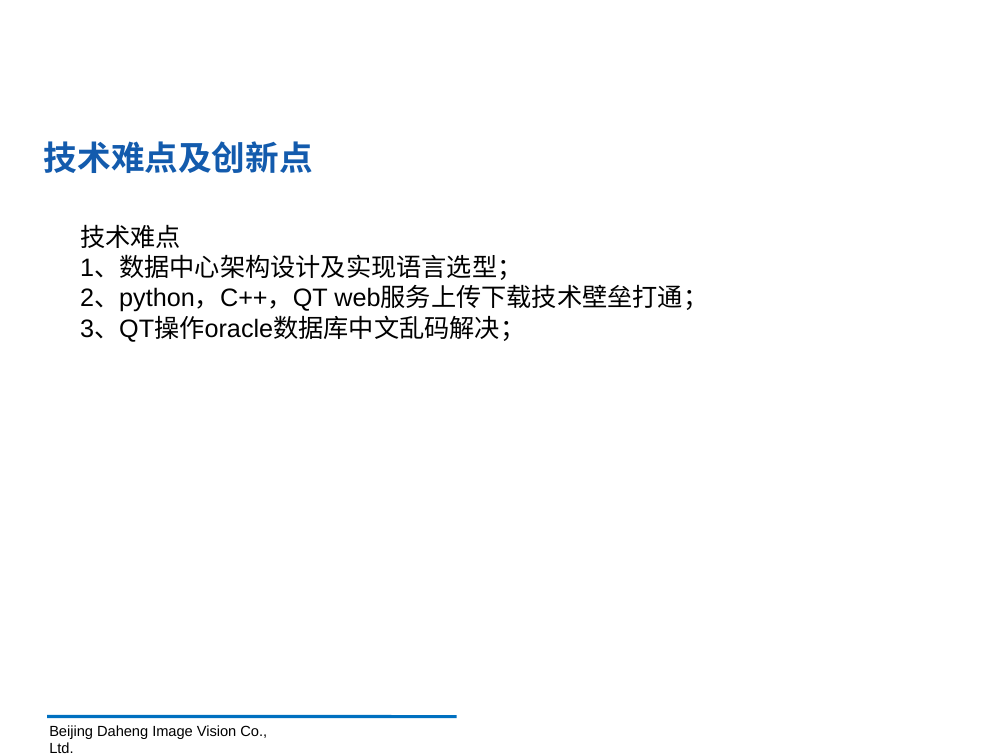
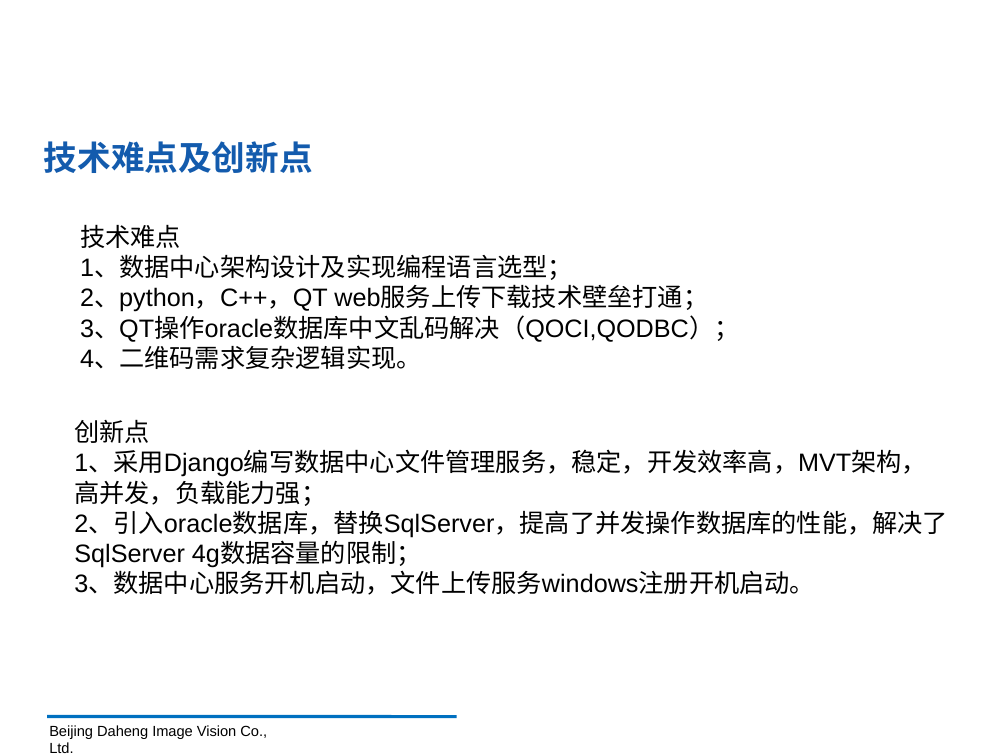
Before and after one commit to sabercc0805/daheng, a slide deck: slide 7 of 研发工程师述职报告PPT-张赵浩然-2018.pptx (slide 6 before the commit). Drawn at 1008x756 pixels with LibreOffice and Linux fonts; fonts in the diff are those of the drawing; background and template pictures are left out. Boxes give left, top, right and bottom in pixels: in the first picture for what was removed or moved away, otherwise in the second. Text is boxed around its words. In the diff, an @@ line names an element or a change of style, - is before the commit and + after.

```diff
--- a/研发工程师述职报告PPT-张赵浩然-2018.pptx
+++ b/研发工程师述职报告PPT-张赵浩然-2018.pptx
@@ text at (80, 256, 573, 280): text changed @@
-1、数据中心架构设计及实现语言选型；
+1、数据中心架构设计及实现编程语言选型；
@@ text at (80, 316, 739, 369): text changed @@
-3、QT操作oracle数据库中文乱码解决；
+3、QT操作oracle数据库中文乱码解决（QOCI,QODBC）；
+4、二维码需求复杂逻辑实现。
@@ text added at (74, 419, 948, 595), 18 pt, text #000000 @@
+创新点
+1、采用Django编写数据中心文件管理服务，稳定，开发效率高，MVT架构，高并发，负载能力强；
+2、引入oracle数据库，替换SqlServer，提高了并发操作数据库的性能，解决了SqlServer 4g数据容量的限制；
+3、数据中心服务开机启动，文件上传服务windows注册开机启动。
```
Also in this commit, not shown: 3 other slides changed, 5 slides added, 2 slides removed.
